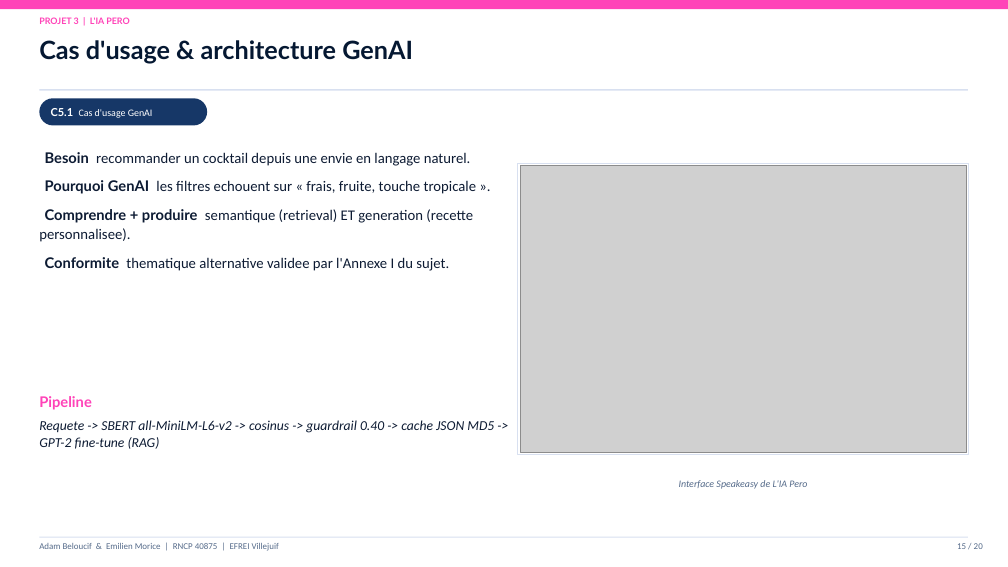
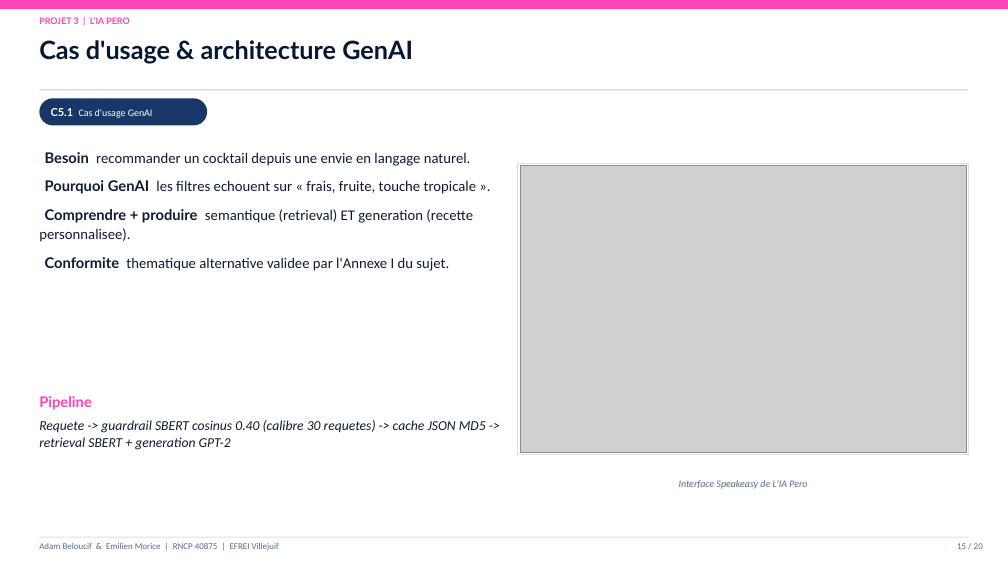
Before and after one commit to Adam-Blf/Soutenance-M1, a slide deck: slide 15 of Soutenance_Bloc1-2_Adam_Emilien.pptx. Drawn at 1008x567 pixels with LibreOffice and Linux fonts; fonts in the diff are those of the drawing; grey boxes stand for pictures. Boxes give left, top, right and bottom in pixels: in the first picture for what was removed or moved away, otherwise in the second. Text is boxed around its words. In the diff, an @@ line names an element or a change of style, - is before the commit and + after.

Commit message:
fix: jury info + data corrections (GPT-2, JSON cache, guardrail 0.40, 1280 cocktails) (#8)
* fix: correct cocktail count 483 (dedup), guardrail 0.40, GPT-2 not Gemini

* fix: add jury info (Jury5 K006 2jul 9h) + correct GPT-2/JSON/0.40 in build_pptx

```diff
--- a/Soutenance_Bloc1-2_Adam_Emilien.pptx
+++ b/Soutenance_Bloc1-2_Adam_Emilien.pptx
@@ text at <box>39,420,486,450</box>: text changed @@
-Requete -> SBERT all-MiniLM-L6-v2 -> cosinus -> guardrail 0.40 -> cache JSON MD5 -> GPT-2 fine-tune (RAG)
+Requete -> guardrail SBERT cosinus 0.40 (calibre 30 requetes) -> cache JSON MD5 -> retrieval SBERT + generation GPT-2
```
Also in this commit, not shown: 7 other slides changed, 1 other file.
